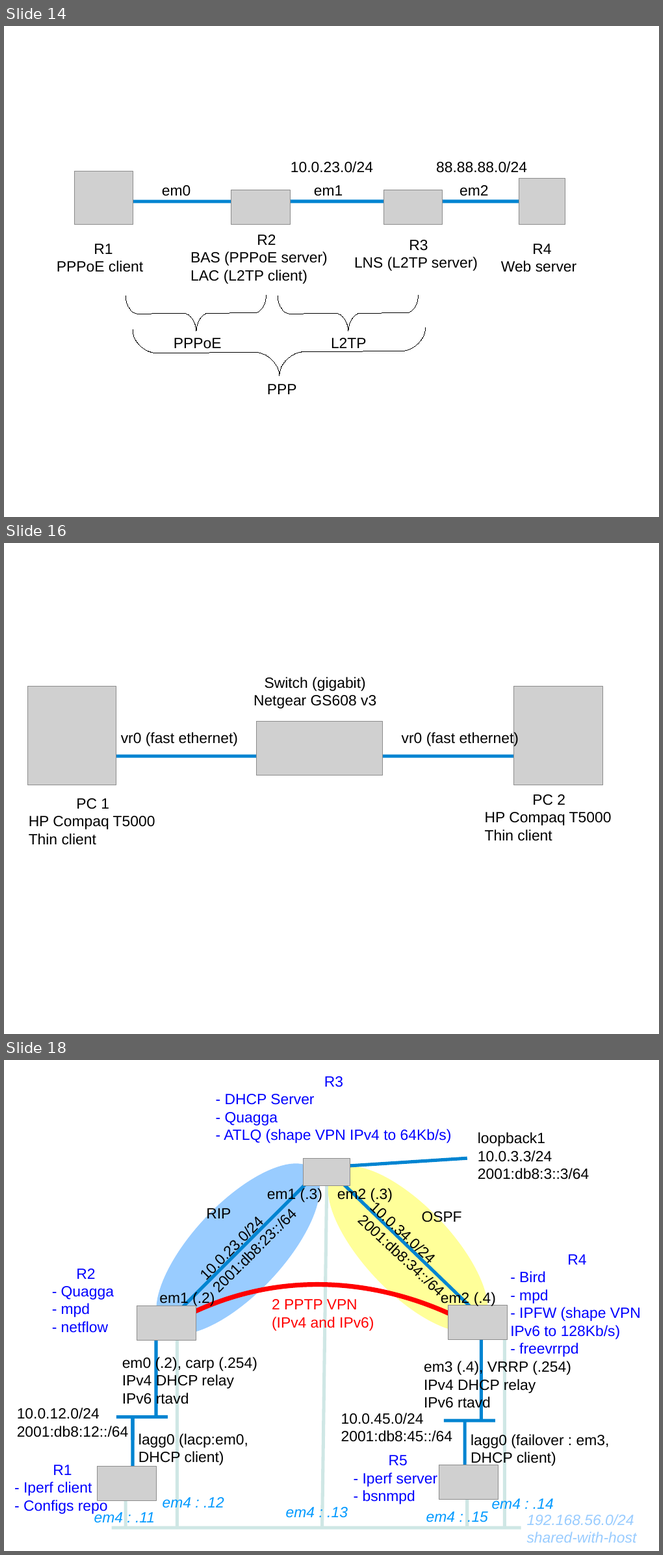
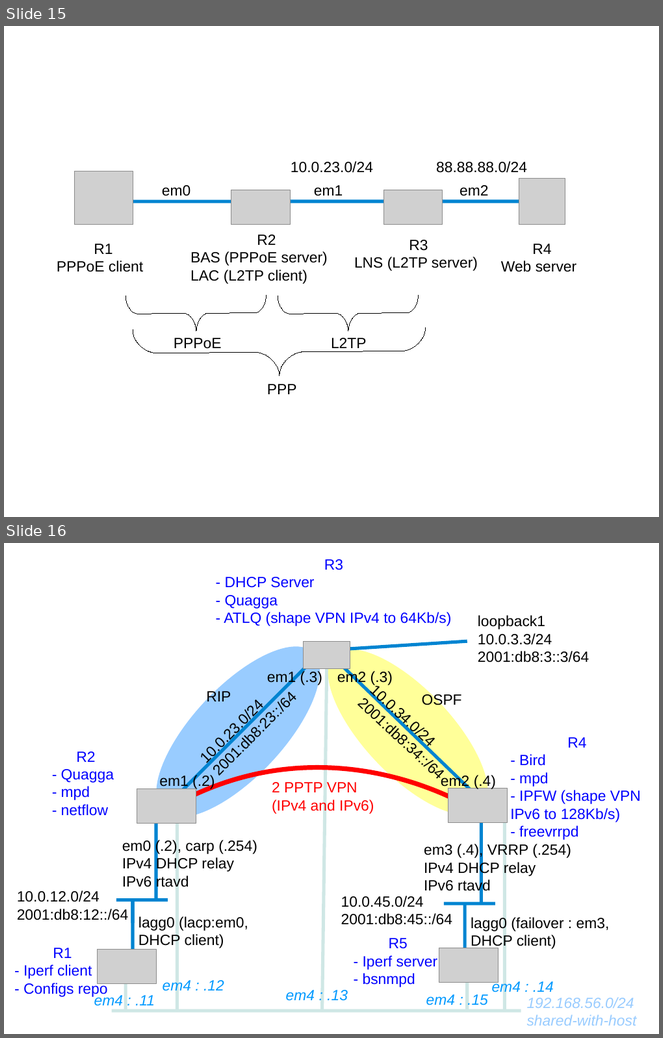
Before and after one commit to ocochard/BSDRP, a slide deck: docs/labs.examples.odp. Shown one above the other, each under a label of ours: slides 14, 16 and 18 before the commit, slides 15 and 16 after it; the slides between them are not shown. The pictures are 663x1555 and 663x1038 pixels, drawn with LibreOffice and Linux fonts; fonts in the diff are those of the drawing; grey boxes stand for pictures. Boxes give left, top, right and bottom in pixels: in the first picture for what was removed or moved away, otherwise in the second. Text is boxed around its words. In the diff, an @@ line names an element or a change of style, - is before the commit and + after.

```diff
--- a/docs/labs.examples.odp
+++ b/docs/labs.examples.odp
@@ slide 16 removed at <box>4,543,659,1034</box>, background #FFFFFF @@
@@ text removed at <box>254,677,376,709</box> @@
-Switch (gigabit)
-Netgear GS608 v3
@@ picture removed at <box>28,686,116,785</box> @@
@@ picture removed at <box>514,686,603,785</box> @@
@@ text removed at <box>121,732,238,746</box> @@
-vr0 (fast ethernet)
@@ picture removed at <box>257,721,383,776</box> @@
@@ text removed at <box>402,731,519,747</box> @@
-vr0 (fast ethernet)
@@ line removed from (573, 756) to (81, 756) @@
@@ text removed at <box>485,795,612,841</box> @@
-PC 2
-HP Compaq T5000
-Thin client
@@ text removed at <box>29,798,155,845</box> @@
-PC 1
-HP Compaq T5000
-Thin client
@@ what was slide 14 is now slide 15 @@
@@ what was slide 18 is now slide 16 @@
```
Also in this commit, not shown: 2 slides added, 3 other slides removed, 24 other files.
